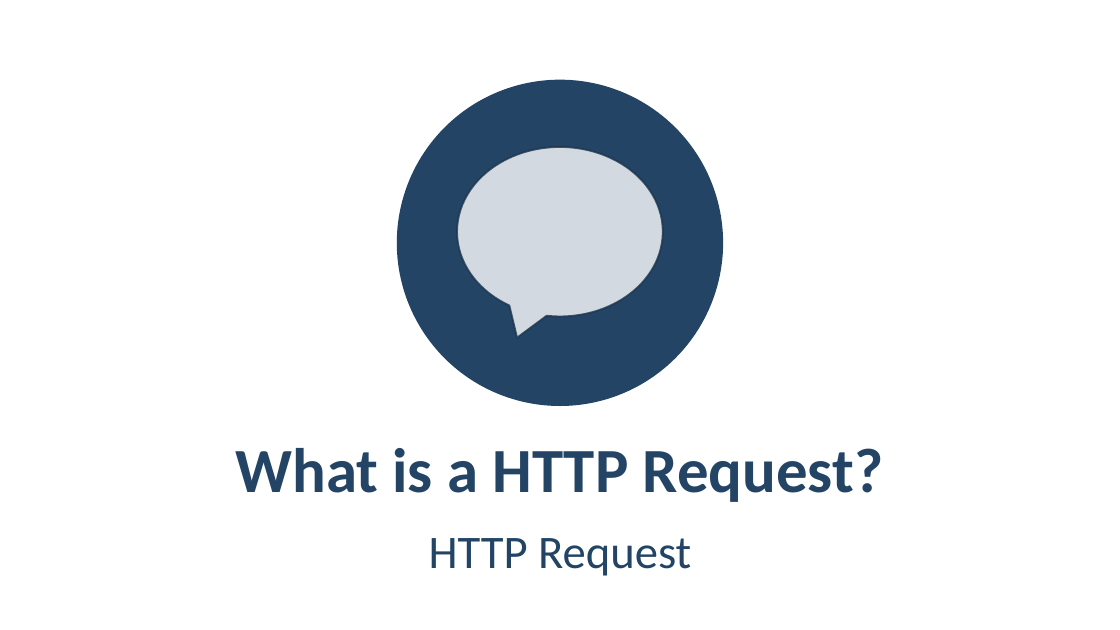
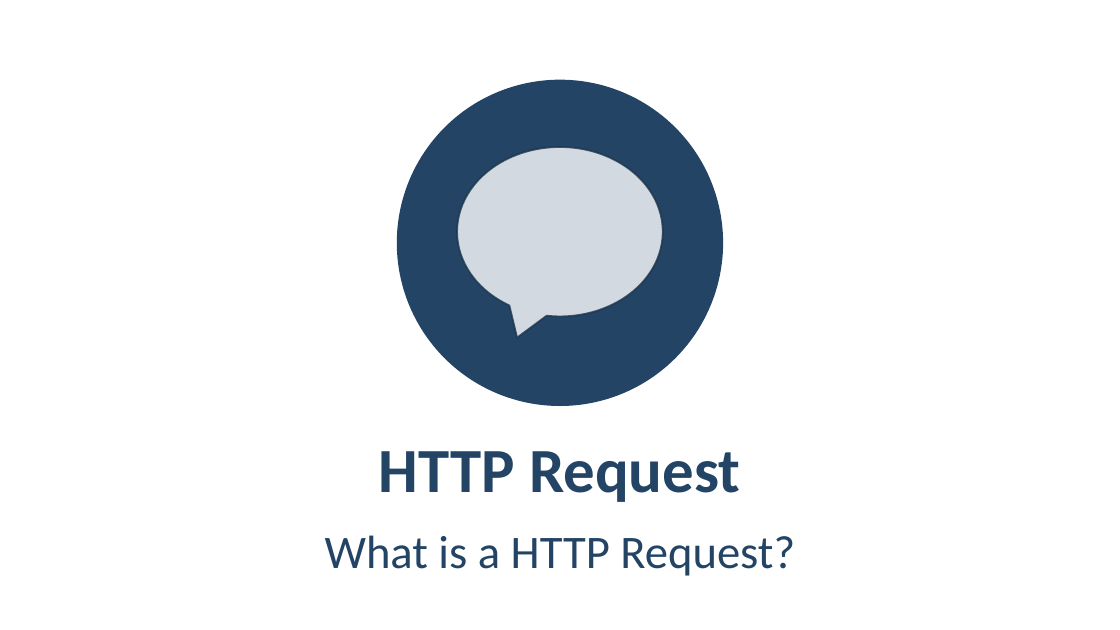
Before and after one commit to PhilShishov/Software-University, a slide deck: slide 10 of C# Web Basics/Presentations/01. CSharp-Web-Basics-Server-HTTP.pptx (slide 29 before the commit). Drawn at 1120x630 pixels with LibreOffice and Linux fonts; fonts in the diff are those of the drawing; background and template pictures are left out. Boxes give left, top, right and bottom in pixels: in the first picture for what was removed or moved away, otherwise in the second. Text is boxed around its words. In the diff, an @@ line names an element or a change of style, - is before the commit and + after.

```diff
--- a/C# Web Basics/Presentations/01. CSharp-Web-Basics-Server-HTTP.pptx
+++ b/C# Web Basics/Presentations/01. CSharp-Web-Basics-Server-HTTP.pptx
@@ title at (x1=379, y1=451, x2=740, y2=502): text changed @@
-What is a HTTP Request?
+HTTP Request
@@ subtitle at (x1=325, y1=535, x2=795, y2=576): text changed @@
-HTTP Request
+What is a HTTP Request?
```
Also in this commit, not shown: 11 other slides changed, 3 other files.
